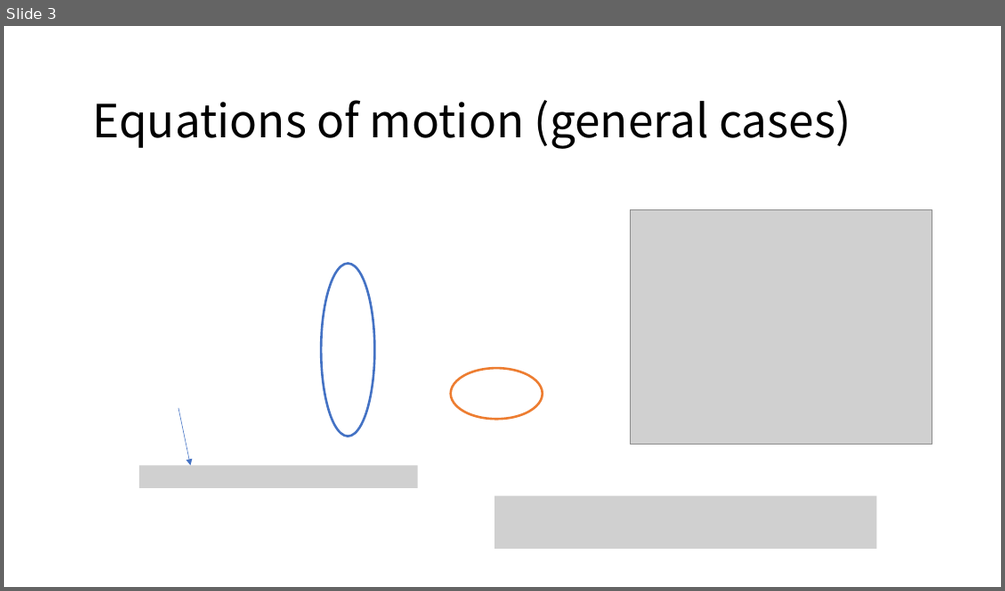
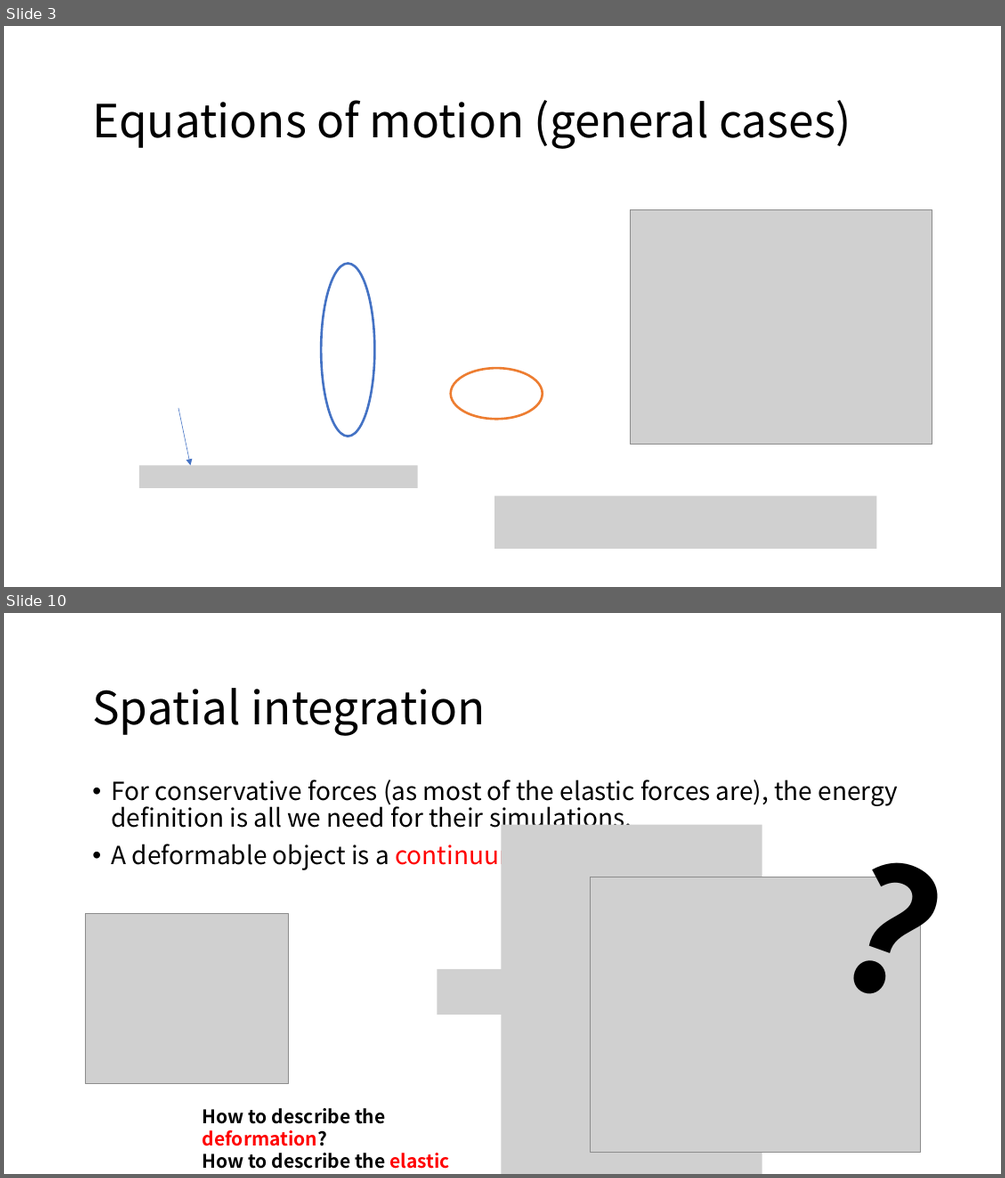
Before and after one commit to LILKOTYO/Lab-Presentation, a slide deck: 20220725_simulation/Deformable Simulation.pptx. Shown one above the other, each under a label of ours: slide 3 before the commit, slides 3 and 10 after it; the slides between them are not shown. The pictures are 1005x591 and 1005x1178 pixels, drawn with LibreOffice and Linux fonts; fonts in the diff are those of the drawing; grey boxes stand for pictures. Boxes give left, top, right and bottom in pixels: in the first picture for what was removed or moved away, otherwise in the second. Text is boxed around its words. In the diff, an @@ line names an element or a change of style, - is before the commit and + after.

```diff
--- a/20220725_simulation/Deformable Simulation.pptx
+++ b/20220725_simulation/Deformable Simulation.pptx
@@ slide 10 added at box(4, 613, 1001, 1174), background #FFFFFF @@
@@ text added at box(92, 688, 485, 736), 44 pt, text #000000 @@
+Spatial integration
@@ text added at box(111, 779, 898, 871), 24 pt, text #000000 @@
+• For conservative forces (as most of the elastic forces are), the energy definition is all we need for their simulations.
+• A deformable object is a continuum body
@@ picture added at box(502, 825, 762, 1174) @@
@@ text added at box(806, 809, 966, 1043), 166 pt, text #000000, bold @@
+?
@@ picture added at box(591, 877, 921, 1152) @@
@@ picture added at box(85, 914, 288, 1083) @@
@@ picture added at box(437, 969, 511, 1014) @@
@@ text added at box(202, 1108, 449, 1168), 18 pt, text #000000, bold @@
+How to describe the deformation?
+How to describe the elastic energy?
```
Also in this commit, not shown: 6 slides changed, 3 other slides added, 7 other files.
